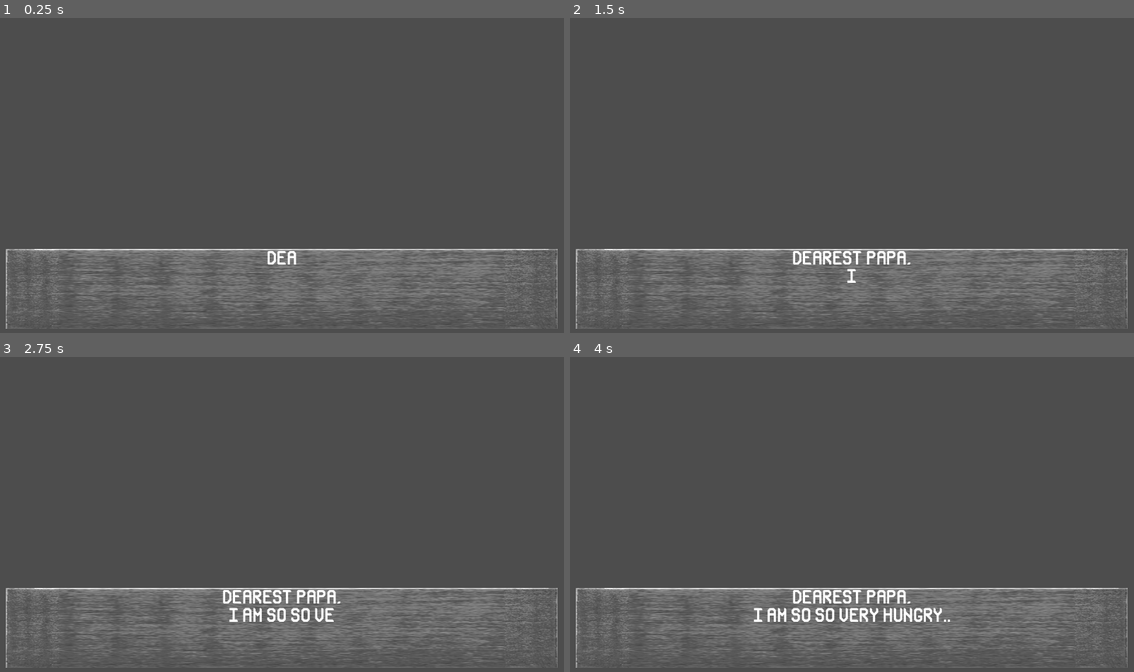
Above: before the commit, frames 1-4 (two rows, left to right).
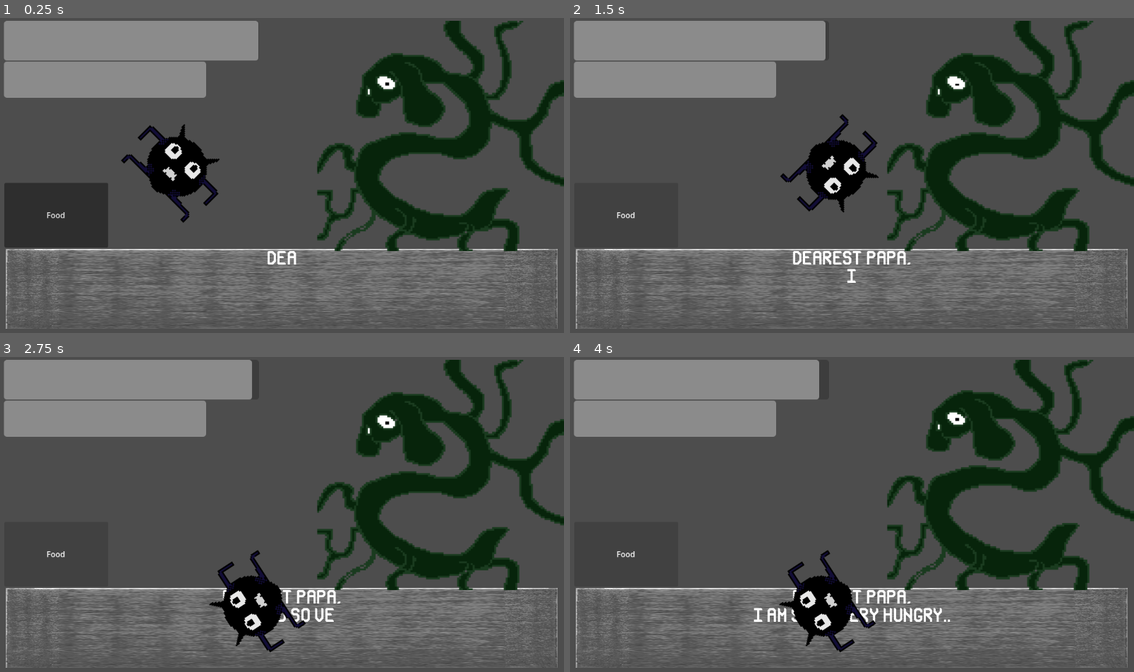
Above: after the commit, the same moments.

Repository: zbaker94/Brackeys-Jam-2026.1
Game: Godot game, scene res://Scenes/root.tscn
The game is run twice, just before and just after one commit, with the same random seed, the same clock (stepped at 60 frames per second) and the same inputs.
Inputs (mouse positions are in pixels of both pictures, inside the frame that each line leads up to):
- Up to frame 1 (0.25 s): no input
- Up to frame 2 (1.5 s): click (626, 216) at 0.5 s, where only the run after the commit has a clickable "Food"; click (626, 216) at 1.25 s, where only the run after the commit has a clickable "Food"
- Up to frame 3 (2.75 s): click (56, 555) at 2 s, where only the run after the commit has a clickable "Food"
- Up to frame 4 (4 s): no input

The runs differ from the first frame. In frame 1, 27% of the frame differs, in the area x 0-100%, y 0-74%; in frame 2, 23%; in frame 3, 23%; in frame 4, 23%.

Commit message:
reorg and cleanup

Diff:
--- a/food.tscn
+++ b/Scenes/food.tscn
@@ -1,14 +1,14 @@
 [gd_scene format=3 uid="uid://byi3xy01e5uqs"]
 
-[ext_resource type="Texture2D" uid="uid://b8onjn2ohwfly" path="res://Sprite-0003.png" id="1_pohk7"]
-[ext_resource type="Script" uid="uid://4i1qe8qlewmi" path="res://food.gd" id="2_q6vj8"]
+[ext_resource type="Texture2D" uid="uid://b8onjn2ohwfly" path="res://Images/Sprite-0003.png" id="1_fhto3"]
+[ext_resource type="Script" uid="uid://4i1qe8qlewmi" path="res://Scripts/food.gd" id="2_h4kkx"]
 
 [node name="Node2D" type="Node2D" unique_id=367640528]
 
 [node name="food" type="Sprite2D" parent="." unique_id=1690879480]
 position = Vector2(325, 74)
-texture = ExtResource("1_pohk7")
-script = ExtResource("2_q6vj8")
+texture = ExtResource("1_fhto3")
+script = ExtResource("2_h4kkx")
 
 [node name="Button" type="Button" parent="." unique_id=554538158]
 offset_left = 12.0
--- /dev/null
+++ b/Scenes/monster.tscn
@@ -0,0 +1,69 @@
+[gd_scene format=3 uid="uid://di4s1xaui1xi6"]
+
+[ext_resource type="Script" uid="uid://dvcjxvoyq3ypa" path="res://Scripts/monster.gd" id="1_bua6k"]
+[ext_resource type="Texture2D" uid="uid://c7ra12iwkptnh" path="res://Images/Mon1.png" id="2_auidl"]
+[ext_resource type="Texture2D" uid="uid://b7vep0onl8jcg" path="res://Images/Mon2.png" id="3_ko0n3"]
+[ext_resource type="Texture2D" uid="uid://cayg6sfej4jnm" path="res://Images/Mon3.png" id="4_yc8mp"]
+[ext_resource type="Texture2D" uid="uid://dw31droq4vygw" path="res://Images/Mon4.png" id="5_1mxyj"]
+[ext_resource type="Texture2D" uid="uid://b5vya6ak8dfhn" path="res://Images/Mon5.png" id="6_dfc53"]
+[ext_resource type="Texture2D" uid="uid://b2rg6j2yg5hrn" path="res://Images/Mon6.png" id="7_g0mdy"]
+
+[sub_resource type="SpriteFrames" id="SpriteFrames_ocebi"]
+animations = [{
+"frames": [{
+"duration": 1.0,
+"texture": ExtResource("2_auidl")
+}, {
+"duration": 1.0,
+"texture": ExtResource("3_ko0n3")
+}, {
+"duration": 1.0,
+"texture": ExtResource("4_yc8mp")
+}, {
+"duration": 1.0,
+"texture": ExtResource("5_1mxyj")
+}, {
+"duration": 1.0,
+"texture": ExtResource("6_dfc53")
+}, {
+"duration": 1.0,
+"texture": ExtResource("7_g0mdy")
+}],
+"loop": true,
+"name": &"idle",
+"speed": 2.0
+}]
+
+[node name="monster" type="CharacterBody2D" unique_id=197105681]
+script = ExtResource("1_bua6k")
+
+[node name="AnimatedSprite2D" type="AnimatedSprite2D" parent="." unique_id=2130375473]
+position = Vector2(894.00006, 235)
+scale = Vector2(1.3229167, 1.2262527)
+sprite_frames = SubResource("SpriteFrames_ocebi")
+animation = &"idle"
+frame = 4
+frame_progress = 0.36834398
+speed_scale = 2.0
+
+[node name="Timer" type="Timer" parent="." unique_id=873334123]
+process_callback = 0
+wait_time = 0.111
+one_shot = true
+autostart = true
+
+[node name="health" type="ProgressBar" parent="." unique_id=1573885622]
+unique_name_in_owner = true
+offset_right = 521.0
+offset_bottom = 81.0
+show_percentage = false
+
+[node name="hunger" type="ProgressBar" parent="." unique_id=825022316]
+unique_name_in_owner = true
+offset_top = 83.0
+offset_right = 413.0
+offset_bottom = 157.0
+value = 100.0
+show_percentage = false
+
+[connection signal="timeout" from="Timer" to="." method="_on_timer_timeout"]
--- a/Scenes/root.tscn
+++ b/Scenes/root.tscn
@@ -3,6 +3,8 @@
 [ext_resource type="PackedScene" uid="uid://ygbq6eywa84u" path="res://Scenes/text_box.tscn" id="1_i04dx"]
 [ext_resource type="FontFile" uid="uid://8ond7iuol3xe" path="res://Fonts/Rovkall-Regular.ttf" id="2_vnucn"]
 [ext_resource type="Script" uid="uid://cvvp8g14udawy" path="res://Resources/CharDelayMap.gd" id="3_vnucn"]
+[ext_resource type="PackedScene" uid="uid://di4s1xaui1xi6" path="res://Scenes/monster.tscn" id="4_4g5cr"]
+[ext_resource type="PackedScene" uid="uid://byi3xy01e5uqs" path="res://Scenes/food.tscn" id="5_ckhy6"]
 
 [sub_resource type="Theme" id="Theme_i04dx"]
 default_font = ExtResource("2_vnucn")
@@ -39,6 +41,12 @@
 maximum_font_size = 60
 char_delay_map = SubResource("Resource_c3mwy")
 
+[node name="monster" parent="." unique_id=197105681 instance=ExtResource("4_4g5cr")]
+position = Vector2(-568, -318)
+
+[node name="Node2D" parent="." unique_id=367640528 instance=ExtResource("5_ckhy6")]
+position = Vector2(-579, -3)
+
 [node name="Camera2D" type="Camera2D" parent="." unique_id=392951493]
 
 [editable path="TextBox"]
--- a/monster.gd
+++ b/Scripts/monster.gd
@@ -20,10 +20,11 @@
 	$health.value = $Timer.time_left
 	if $Timer.time_left <= 50:
 		print("im hungry boss")
-		_animated_sprite.play("idle")
+
 	else:
 		print("Im prerfectly fine")
-		_animated_sprite.stop()
+		_animated_sprite.play("idle")
+		# _animated_sprite.stop()
 
 func _on_timer_timeout():
 	print("TIMER ")
--- a/monster.tscn
+++ /dev/null
@@ -1,79 +0,0 @@
-[gd_scene format=3 uid="uid://di4s1xaui1xi6"]
-
-[ext_resource type="Script" uid="uid://dvcjxvoyq3ypa" path="res://monster.gd" id="1_mrqeg"]
-[ext_resource type="Texture2D" uid="uid://n8leis3q2oak" path="res://Sprite-0006.png" id="2_ga5te"]
-[ext_resource type="PackedScene" uid="uid://byi3xy01e5uqs" path="res://food.tscn" id="3_ga5te"]
-[ext_resource type="Texture2D" uid="uid://c7ra12iwkptnh" path="res://Mon1.png" id="4_rux75"]
-[ext_resource type="Texture2D" uid="uid://b7vep0onl8jcg" path="res://Mon2.png" id="5_481d3"]
-[ext_resource type="Texture2D" uid="uid://cayg6sfej4jnm" path="res://Mon3.png" id="6_iyrhi"]
-[ext_resource type="Texture2D" uid="uid://dw31droq4vygw" path="res://Mon4.png" id="7_o46hk"]
-[ext_resource type="Texture2D" uid="uid://b5vya6ak8dfhn" path="res://Mon5.png" id="8_s53e4"]
-[ext_resource type="Texture2D" uid="uid://b2rg6j2yg5hrn" path="res://Mon6.png" id="9_tpp6e"]
-
-[sub_resource type="SpriteFrames" id="SpriteFrames_ocebi"]
-animations = [{
-"frames": [{
-"duration": 1.0,
-"texture": ExtResource("4_rux75")
-}, {
-"duration": 1.0,
-"texture": ExtResource("5_481d3")
-}, {
-"duration": 1.0,
-"texture": ExtResource("6_iyrhi")
-}, {
-"duration": 1.0,
-"texture": ExtResource("7_o46hk")
-}, {
-"duration": 1.0,
-"texture": ExtResource("8_s53e4")
-}, {
-"duration": 1.0,
-"texture": ExtResource("9_tpp6e")
-}],
-"loop": true,
-"name": &"idle",
-"speed": 2.0
-}]
-
-[node name="monster" type="CharacterBody2D" unique_id=197105681]
-script = ExtResource("1_mrqeg")
-
-[node name="AnimatedSprite2D" type="AnimatedSprite2D" parent="." unique_id=2130375473]
-unique_name_in_owner = true
-position = Vector2(624, 313)
-sprite_frames = SubResource("SpriteFrames_ocebi")
-animation = &"idle"
-frame = 1
-frame_progress = 0.67682254
-speed_scale = 2.0
-
-[node name="Sprite0006" type="Sprite2D" parent="." unique_id=1190867924]
-visible = false
-position = Vector2(553, 270)
-texture = ExtResource("2_ga5te")
-
-[node name="Timer" type="Timer" parent="." unique_id=873334123]
-process_callback = 0
-wait_time = 0.111
-one_shot = true
-autostart = true
-
-[node name="health" type="ProgressBar" parent="." unique_id=1573885622]
-unique_name_in_owner = true
-offset_right = 521.0
-offset_bottom = 81.0
-show_percentage = false
-
-[node name="hunger" type="ProgressBar" parent="." unique_id=825022316]
-unique_name_in_owner = true
-offset_top = 83.0
-offset_right = 413.0
-offset_bottom = 157.0
-value = 100.0
-show_percentage = false
-
-[node name="Node2D" parent="." unique_id=367640528 instance=ExtResource("3_ga5te")]
-position = Vector2(-11, 500)
-
-[connection signal="timeout" from="Timer" to="." method="_on_timer_timeout"]
Renamed: Mon1.png -> Images/Mon1.png
Not shown, changed: Images/Mon1.png.import
Renamed: Mon2.png -> Images/Mon2.png
Not shown, changed: Images/Mon2.png.import
Renamed: Mon3.png -> Images/Mon3.png
Not shown, changed: Images/Mon3.png.import
Renamed: Mon4.png -> Images/Mon4.png
Not shown, changed: Images/Mon4.png.import
Renamed: Mon5.png -> Images/Mon5.png
Not shown, changed: Images/Mon5.png.import
Renamed: Mon6.png -> Images/Mon6.png
Not shown, changed: Images/Mon6.png.import
(and 14 more such lines)
